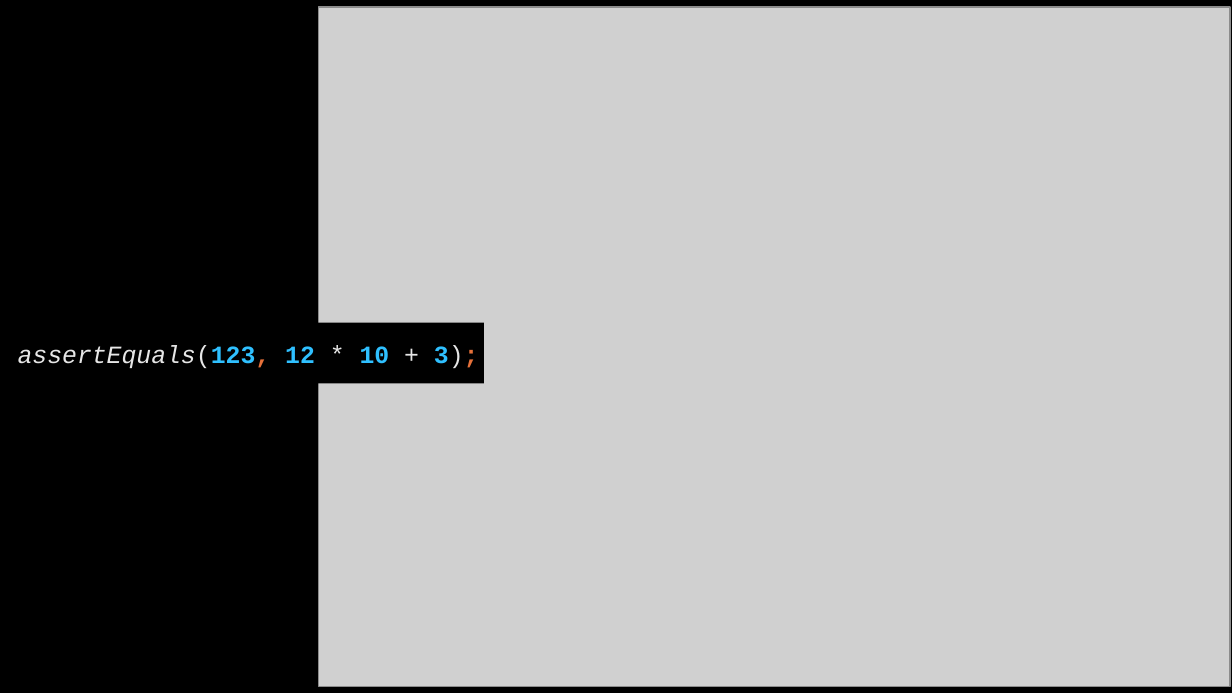
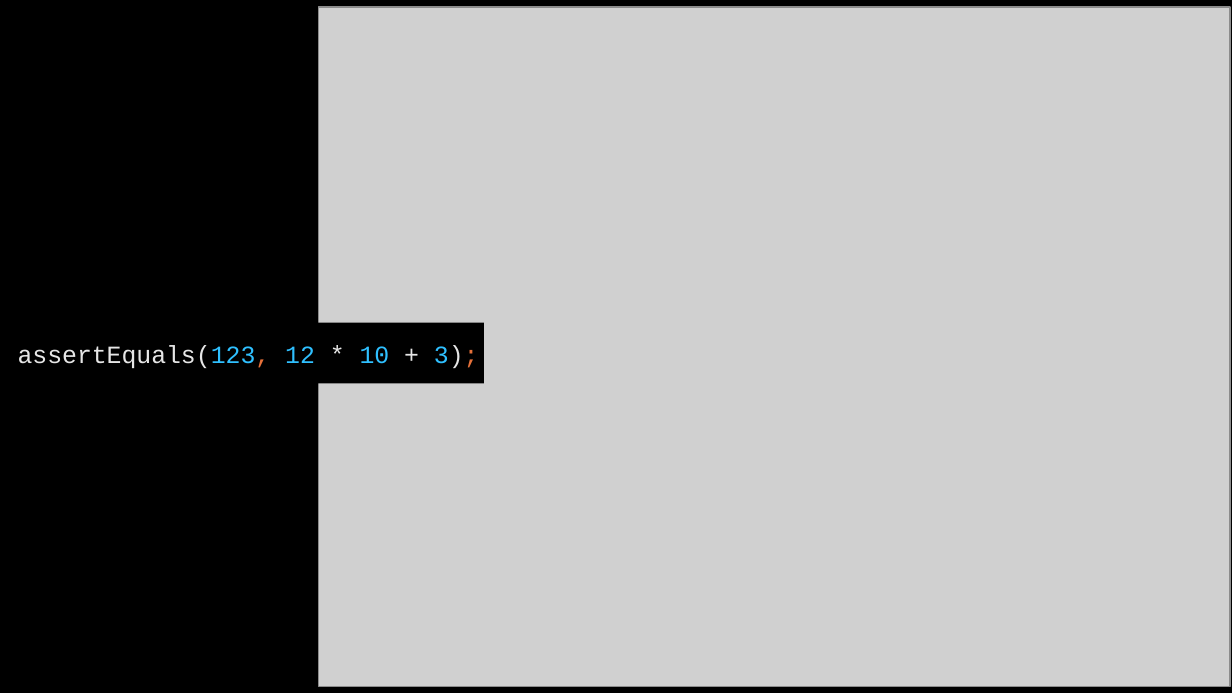
Before and after one commit to alshopov/spoonerism, a slide deck: slide 30 of doc/700TonsOfCodeLater.odp (slide 28 before the commit). Drawn at 1232x693 pixels with LibreOffice and Linux fonts; fonts in the diff are those of the drawing; grey boxes stand for pictures. Boxes give left, top, right and bottom in pixels: in the first picture for what was removed or moved away, otherwise in the second. Text is boxed around its words. In the diff, an @@ line names an element or a change of style, - is before the commit and + after.

```diff
--- a/doc/700TonsOfCodeLater.odp
+++ b/doc/700TonsOfCodeLater.odp
@@ subtitle "assertEquals(123, 12 * 10 + ..." at (18, 345, 479, 368): bold off in "assertEquals(123, 12 10 3);"; italic off in "assertEquals(123," @@
```
Also in this commit, not shown: 5 other slides changed, 3 slides added.
